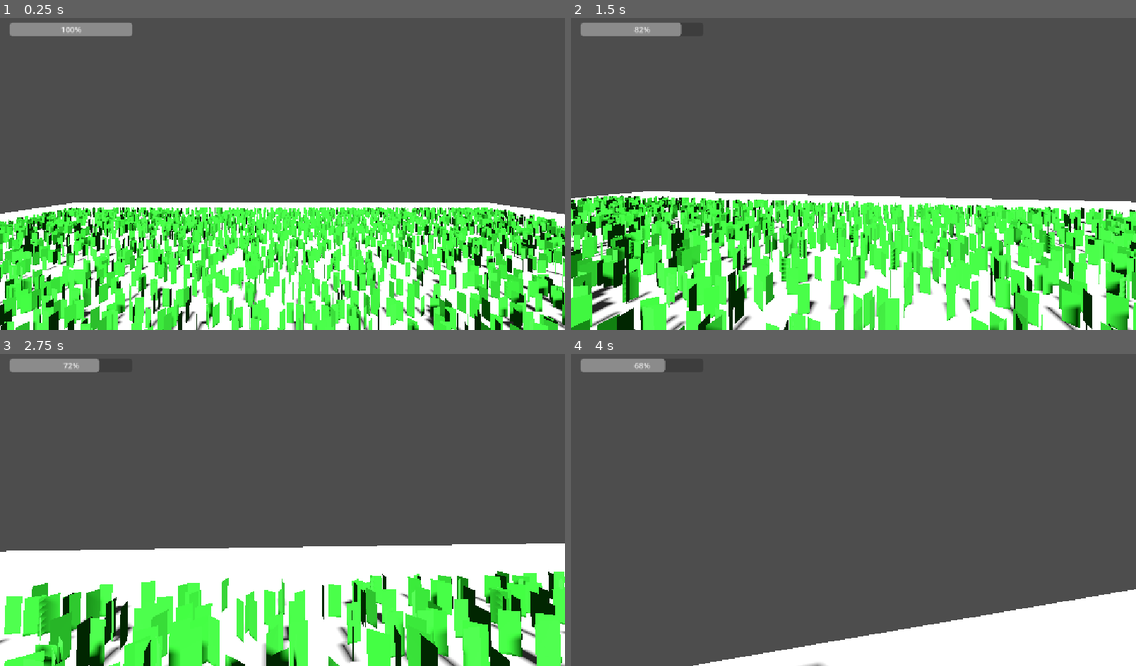
Above: before the commit, frames 1-4 (two rows, left to right).
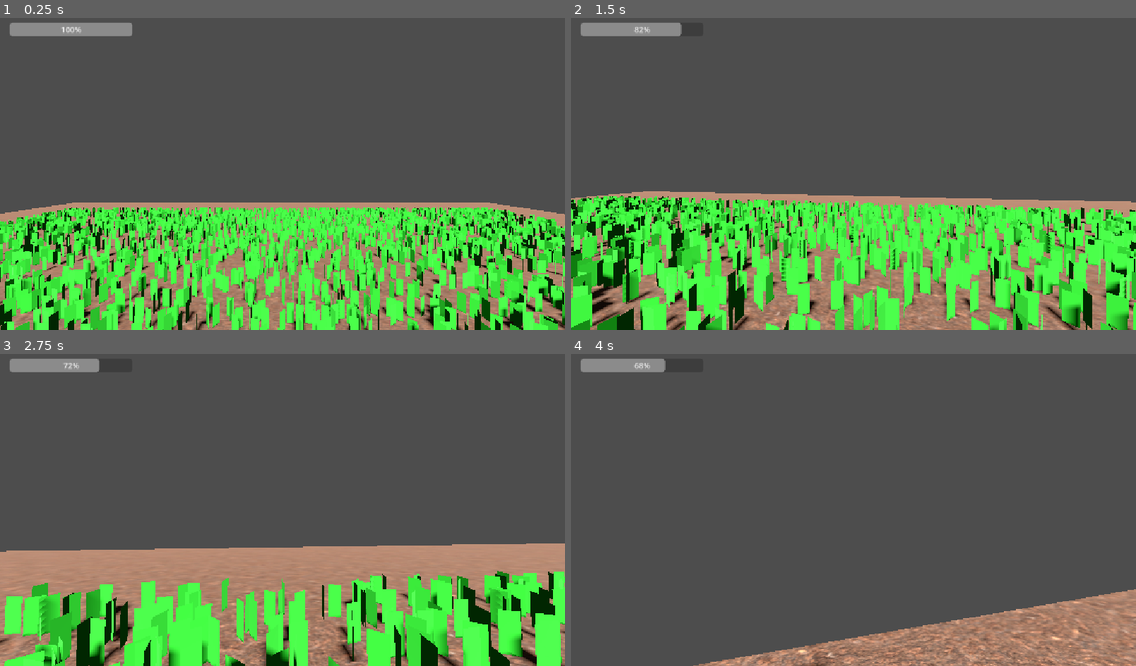
Above: after the commit, the same moments.

Repository: lnwextra2/lawn-mower-simulator
Game: Godot game, scene res://world/test_level.tscn
Same seed, same stepped clock (60 frames per second), same inputs: the game is played once before the commit and once after it.
Inputs (mouse positions are in pixels of both pictures, inside the frame that each line leads up to):
- Up to frame 1 (0.25 s): no input
- Up to frame 2 (1.5 s): move the mouse to (881, 170) at 0.52 s; hold Shift (sprint) 0.53-1.28 s; hold W (move_forward) from 0.53 s (still down); tap Space (jump) at 0.77 s; move the mouse to (825, 174) at 1.27 s; tap Shift (sprint) at 1.35 s
- Up to frame 3 (2.75 s): keep holding W (move_forward); tap Space (jump) at 1.52 s; move the mouse to (293, 500) at 2.02 s; hold Shift (sprint) from 2.03 s (still down)
- Up to frame 4 (4 s): keep holding W (move_forward); move the mouse to (847, 513) at 2.77 s; release Shift (sprint) at 2.78 s; tap Shift (sprint) at 2.85 s; tap Space (jump) at 3.02, 3.77 s; move the mouse to (893, 510) at 3.52 s; hold Shift (sprint) from 3.53 s (still down)

The runs differ from the first frame. In frame 1, 13% of the frame differs, in the area x 0-100%, y 59-100%; in frame 2, 14%; in frame 3, 20%, in the area x 0-100%, y 60-100%; in frame 4, 9.7%.

Commit message:
Texture the ground with a CC0 dirt material
assets/textures/ground048/: Ground048 (Color/Normal/Roughness/AO/
Displacement, 1K JPG) from ambientCG.com, CC0 license. Applied to
Floor's BoxMesh via the ready-made StandardMaterial3D .tres ambientCG
ships alongside the maps, UV1 Scale set to (35, 35, 1) to tile the
~1.4m real-world texture across the 50-unit floor instead of
stretching it.

Placeholder art direction - photoreal, not the cartoon/simple look
wanted long-term. Revisit as its own art pass later, not blocking on
it now.

Co-Authored-By: Claude Opus 4.8 <noreply@anthropic.com>

Diff:
--- /dev/null
+++ b/assets/textures/ground048/Ground048_1K-JPG.tres
@@ -0,0 +1,21 @@
+[gd_resource type="StandardMaterial3D" format=3 uid="uid://c2bnvttbfx38s"]
+
+[ext_resource type="Texture2D" uid="uid://cdwf1a5k2l7o6" path="res://assets/textures/ground048/Ground048_1K-JPG_AmbientOcclusion.jpg" id="AmbientOcclusion"]
+[ext_resource type="Texture2D" uid="uid://dfbbsubf81ojo" path="res://assets/textures/ground048/Ground048_1K-JPG_Color.jpg" id="Color"]
+[ext_resource type="Texture2D" uid="uid://cdvyl1brov0iu" path="res://assets/textures/ground048/Ground048_1K-JPG_Displacement.jpg" id="Displacement"]
+[ext_resource type="Texture2D" uid="uid://bsk87y1b3qidn" path="res://assets/textures/ground048/Ground048_1K-JPG_NormalGL.jpg" id="NormalGL"]
+[ext_resource type="Texture2D" uid="uid://i8flbtpuvrtr" path="res://assets/textures/ground048/Ground048_1K-JPG_Roughness.jpg" id="Roughness"]
+
+[resource]
+albedo_texture = ExtResource("Color")
+roughness_texture = ExtResource("Roughness")
+roughness_texture_channel = 4
+normal_enabled = true
+normal_texture = ExtResource("NormalGL")
+ao_enabled = true
+ao_texture = ExtResource("AmbientOcclusion")
+ao_texture_channel = 4
+heightmap_enabled = true
+heightmap_scale = 1.0
+heightmap_texture = ExtResource("Displacement")
+uv1_scale = Vector3(35, 35, 35)
--- a/world/test_level.tscn
+++ b/world/test_level.tscn
@@ -1,6 +1,7 @@
 [gd_scene format=3 uid="uid://2b1itpc4jfbp"]
 
 [ext_resource type="PackedScene" uid="uid://crk8xw4lu2ftp" path="res://player/player.tscn" id="1_8jkpt"]
+[ext_resource type="Material" path="res://assets/textures/ground048/Ground048_1K-JPG.tres" id="1_kfa7i"]
 [ext_resource type="PackedScene" uid="uid://cyy4qah0fufr0" path="res://ui/hud.tscn" id="2_abcqb"]
 [ext_resource type="PackedScene" uid="uid://cag4mjiiu3xxj" path="res://world/grass_field.tscn" id="3_434qw"]
 
@@ -8,6 +9,7 @@
 size = Vector3(50, 1, 50)
 
 [sub_resource type="BoxMesh" id="BoxMesh_5h11f"]
+material = ExtResource("1_kfa7i")
 size = Vector3(50, 1, 50)
 
 [sub_resource type="SphereShape3D" id="SphereShape3D_5h11f"]
Binary file added: assets/textures/ground048/Ground048_1K-JPG_AmbientOcclusion.jpg
Not shown, added: assets/textures/ground048/Ground048_1K-JPG_AmbientOcclusion.jpg.import
Binary file added: assets/textures/ground048/Ground048_1K-JPG_Color.jpg
Not shown, added: assets/textures/ground048/Ground048_1K-JPG_Color.jpg.import
Binary file added: assets/textures/ground048/Ground048_1K-JPG_Displacement.jpg
Not shown, added: assets/textures/ground048/Ground048_1K-JPG_Displacement.jpg.import
Binary file added: assets/textures/ground048/Ground048_1K-JPG_NormalGL.jpg
Not shown, added: assets/textures/ground048/Ground048_1K-JPG_NormalGL.jpg.import
Binary file added: assets/textures/ground048/Ground048_1K-JPG_Roughness.jpg
Not shown, added: assets/textures/ground048/Ground048_1K-JPG_Roughness.jpg.import
